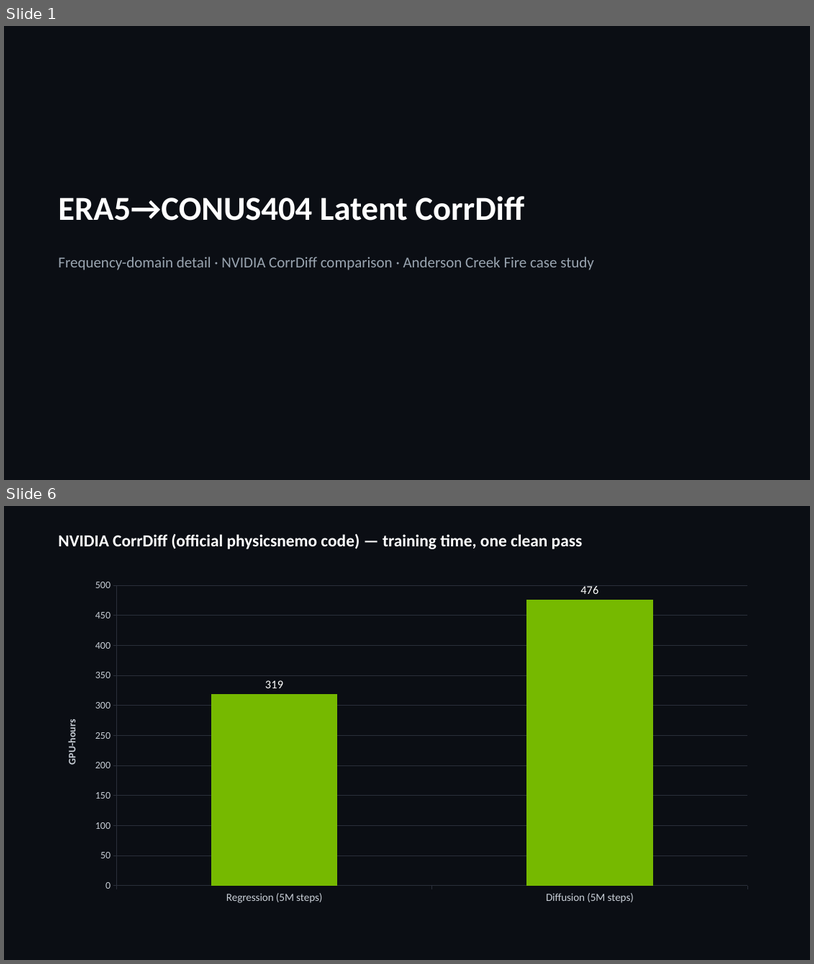
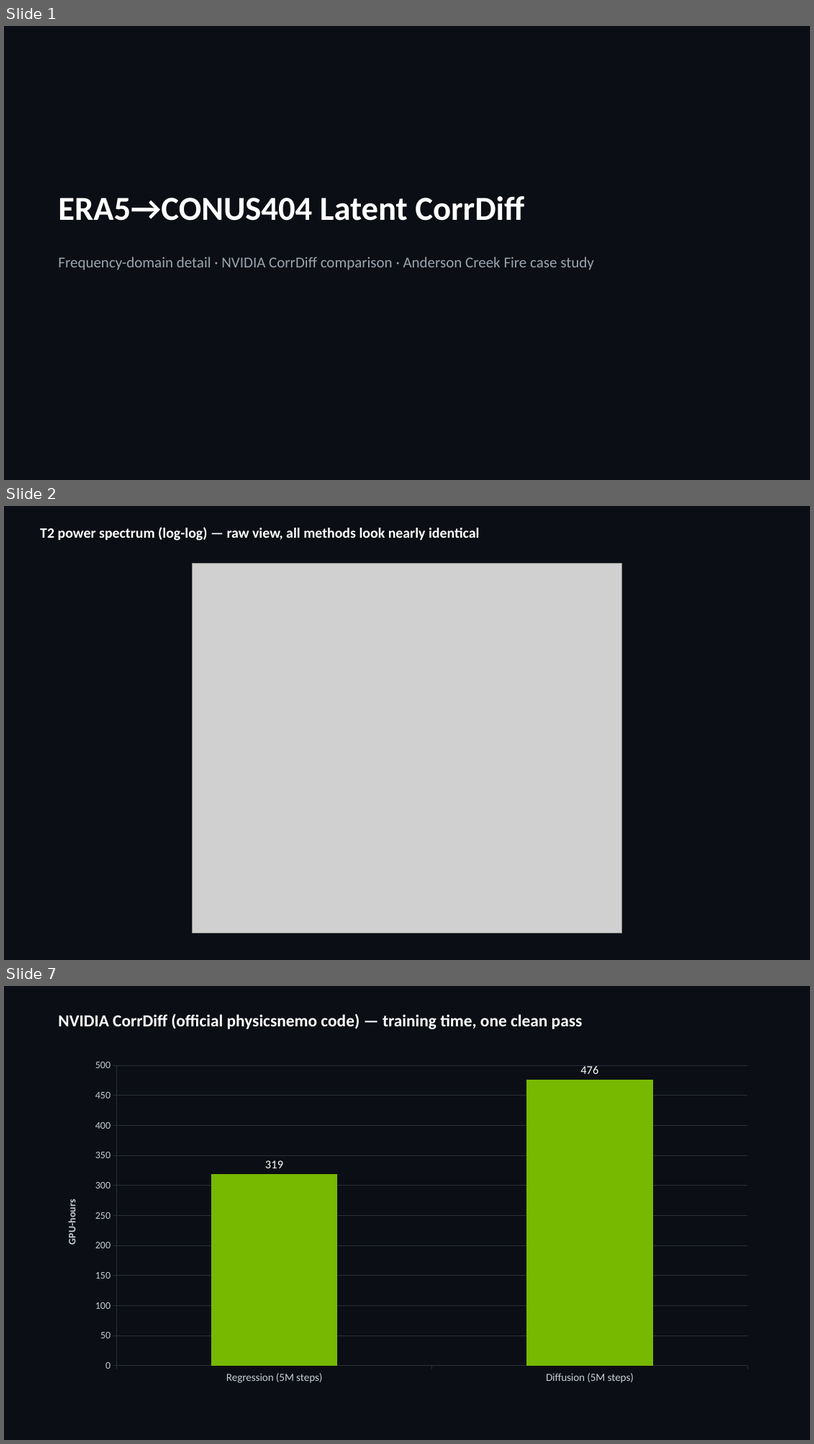
Before and after one commit to milhud/diffusion_downscaling_model, a slide deck: results/corrdiff_comparison/corrdiff_benchmark_slides.pptx. Shown one above the other, each under a label of ours: slides 1 and 6 before the commit, slides 1, 2 and 7 after it; the slides between them are not shown. The pictures are 814x964 and 814x1444 pixels, drawn with LibreOffice and Linux fonts; fonts in the diff are those of the drawing; grey boxes stand for pictures. Boxes give left, top, right and bottom in pixels: in the first picture for what was removed or moved away, otherwise in the second. Text is boxed around its words. In the diff, an @@ line names an element or a change of style, - is before the commit and + after.

```diff
--- a/results/corrdiff_comparison/corrdiff_benchmark_slides.pptx
+++ b/results/corrdiff_comparison/corrdiff_benchmark_slides.pptx
@@ slide 2 added at box(4, 506, 810, 960), background #0B0E14 @@
@@ text added at box(40, 527, 480, 541), 17 pt, text #FFFFFF, bold @@
+T2 power spectrum (log-log) — raw view, all methods look nearly identical
@@ picture added at box(192, 564, 623, 932) @@
@@ what was slide 6 is now slide 7 @@
```
Also in this commit, not shown: 18 other slides added, 11 slides removed, 25 other files.
